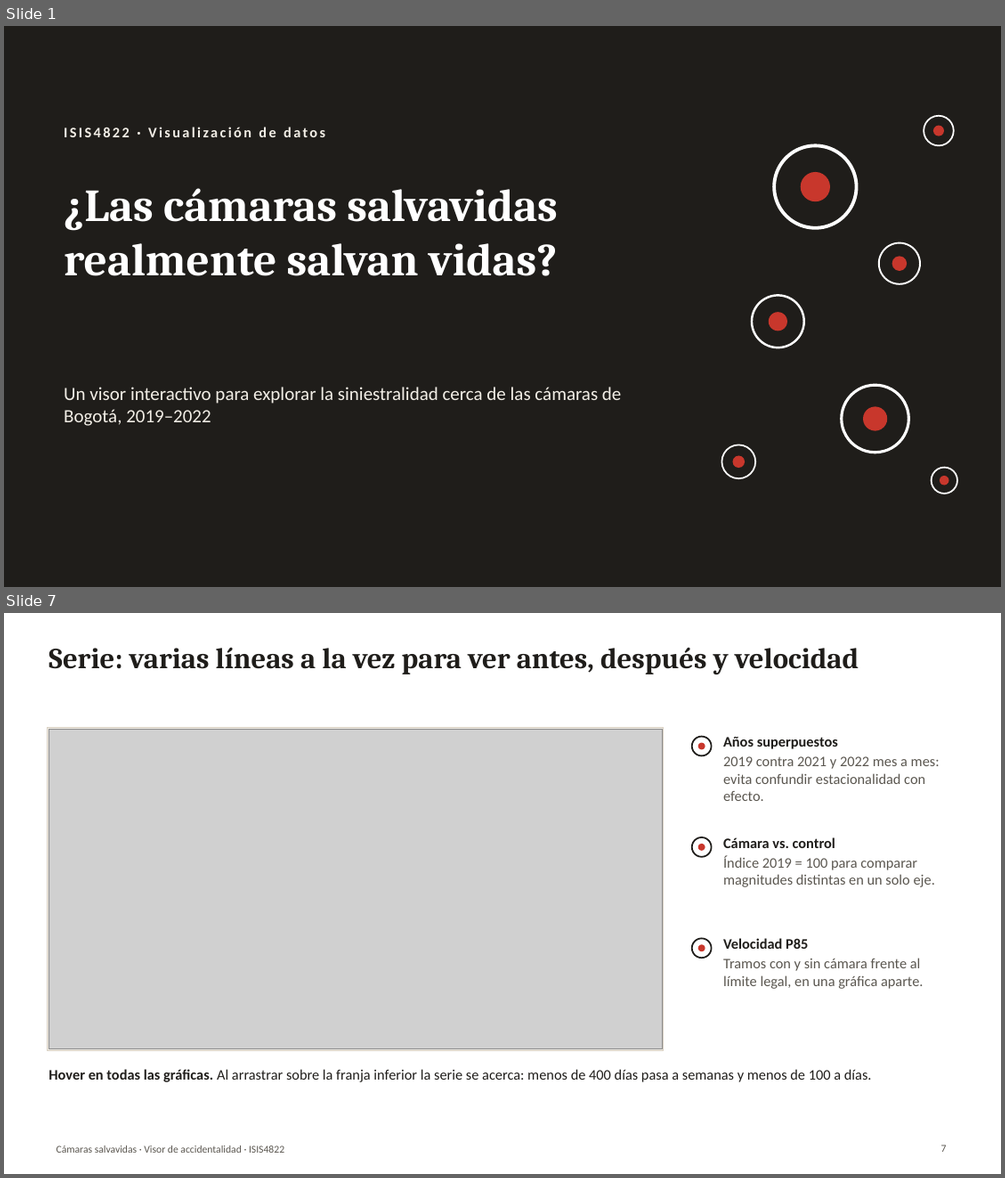
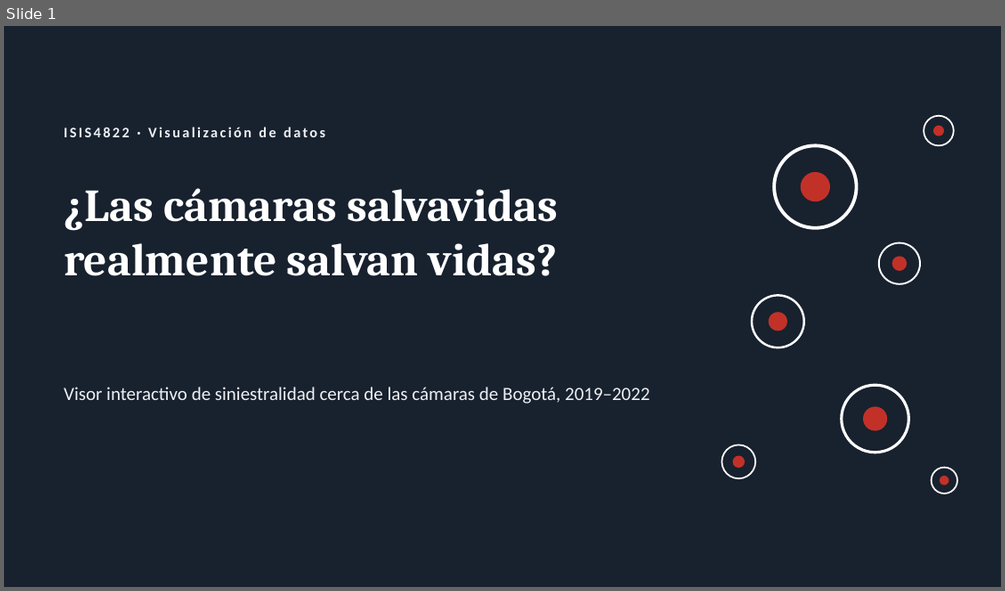
Before and after one commit to DiegoMunevar2007/ISIS4822-Accidentalidad, a slide deck: presentacion/Visor_Camaras_Salvavidas.pptx. Shown one above the other, each under a label of ours: slides 1 and 7 before the commit, slide 1 after it; the slides between them are not shown. The pictures are 1005x1178 and 1005x591 pixels, drawn with LibreOffice and Linux fonts; fonts in the diff are those of the drawing; grey boxes stand for pictures. Boxes give left, top, right and bottom in pixels: in the first picture for what was removed or moved away, otherwise in the second. Text is boxed around its words. In the diff, an @@ line names an element or a change of style, - is before the commit and + after.

```diff
--- a/presentacion/Visor_Camaras_Salvavidas.pptx
+++ b/presentacion/Visor_Camaras_Salvavidas.pptx
@@ slide 7 removed at box(4, 613, 1001, 1174), background #FFFFFF @@
@@ title removed at box(48, 647, 858, 674) @@
-Serie: varias líneas a la vez para ver antes, después y velocidad
@@ rectangle removed at box(48, 728, 663, 1051) @@
@@ picture removed at box(48, 729, 662, 1049) @@
@@ ellipse removed at box(692, 737, 712, 755) @@
@@ ellipse removed at box(698, 742, 704, 749) @@
@@ text removed at box(723, 737, 939, 801) @@
-Años superpuestos
-2019 contra 2021 y 2022 mes a mes: evita confundir estacionalidad con efecto.
@@ ellipse removed at box(692, 837, 712, 857) @@
@@ ellipse removed at box(698, 844, 704, 850) @@
@@ text removed at box(723, 837, 935, 887) @@
-Cámara vs. control
-Índice 2019 = 100 para comparar magnitudes distintas en un solo eje.
@@ ellipse removed at box(692, 938, 712, 957) @@
@@ ellipse removed at box(698, 944, 704, 951) @@
@@ text removed at box(723, 938, 922, 989) @@
-Velocidad P85
-Tramos con y sin cámara frente al límite legal, en una gráfica aparte.
@@ text removed at box(48, 1069, 872, 1082) @@
-Hover en todas las gráficas. Al arrastrar sobre la franja inferior la serie se acerca: menos de 400 días pasa a semanas y menos de 100 a días.
@@ text removed at box(57, 1145, 284, 1152) @@
-Cámaras salvavidas · Visor de accidentalidad · ISIS4822
@@ page number removed at box(941, 1144, 947, 1151) @@
-7
@@ slide 1 changed as well @@
@@ background #1F1D1A to #18212E @@
@@ text "ISIS4822 · Visualización de datos" at box(64, 127, 325, 137): text colour #F2EEE6 to #EDF0F4 @@
@@ text at box(64, 386, 649, 403): text changed; text colour #F2EEE6 to #EDF0F4 @@
-Un visor interactivo para explorar la siniestralidad cerca de las cámaras de Bogotá, 2019–2022
+Visor interactivo de siniestralidad cerca de las cámaras de Bogotá, 2019–2022
@@ fill #1F1D1A to #18212E in 7 elements at box(774, 145, 857, 228), box(879, 243, 920, 284), box(752, 295, 804, 347), box(841, 385, 909, 452), box(923, 116, 954, 145), box(722, 445, 755, 478), box(931, 467, 957, 493) @@
@@ fill #C8372C to #C23128 in 7 elements at box(801, 172, 830, 201), box(892, 257, 907, 272), box(769, 312, 787, 330), box(863, 407, 887, 431), box(933, 126, 944, 136), box(732, 455, 744, 467), box(939, 475, 949, 485) @@
```
Also in this commit, not shown: 4 other slides changed, 7 slides added, 9 other slides removed, 17 other files.
